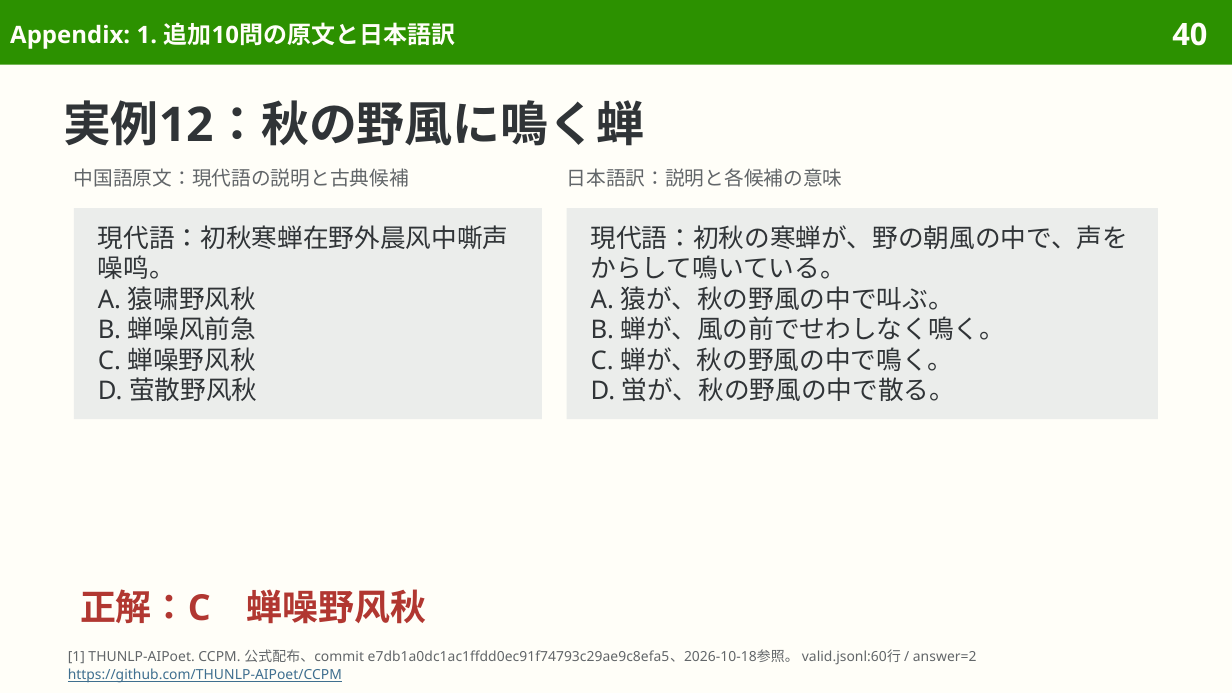
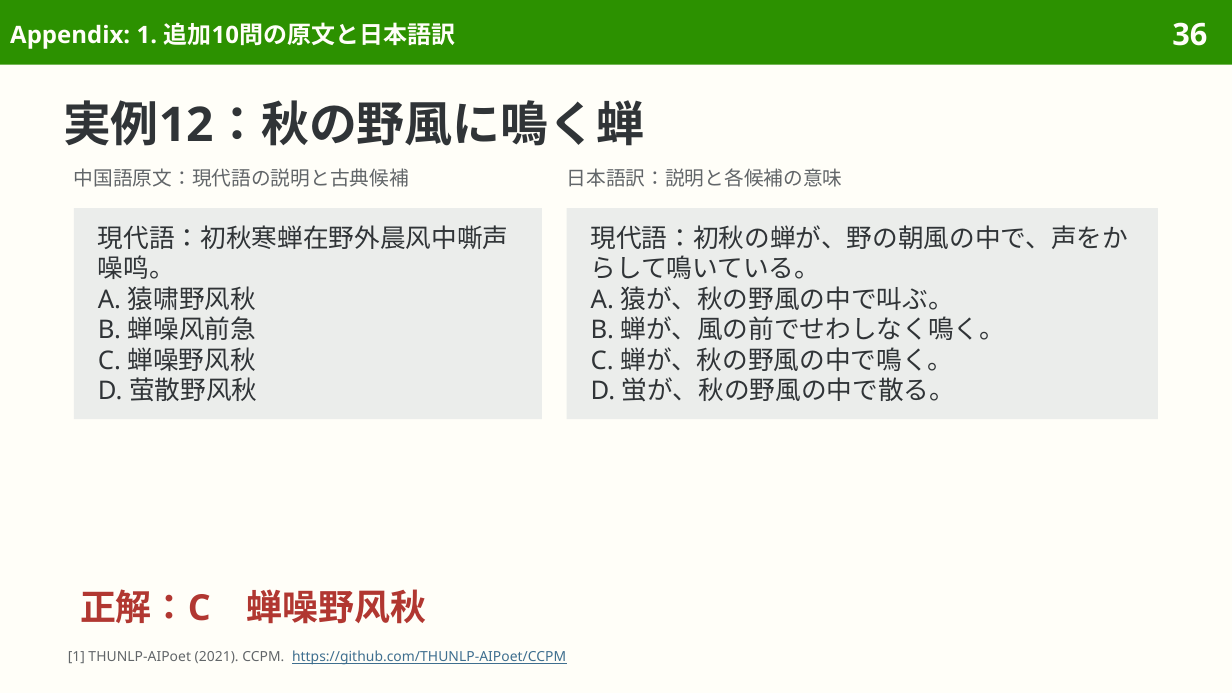
Before and after one commit to sasakiy84/datasets-in-10-minutes, a slide deck: slide 36 of slides/datasets-in-10-minutes-ccpm.pptx (slide 40 before the commit). Drawn at 1232x693 pixels with LibreOffice and Linux fonts; fonts in the diff are those of the drawing. Boxes give left, top, right and bottom in pixels: in the first picture for what was removed or moved away, otherwise in the second. Text is boxed around its words. In the diff, an @@ line names an element or a change of style, - is before the commit and + after.

Commit message:
Improve CCPM Japanese translations and reader-focused explanations

```diff
--- a/slides/datasets-in-10-minutes-ccpm.pptx
+++ b/slides/datasets-in-10-minutes-ccpm.pptx
@@ page number at [1172, 22, 1207, 46]: text changed @@
-40
+36
@@ text in rectangle at [591, 225, 1128, 279]: text changed @@
-現代語：初秋の寒蝉が、野の朝風の中で、声をからして鳴いている。
+現代語：初秋の蝉が、野の朝風の中で、声をからして鳴いている。
@@ text at [68, 650, 566, 665]: text changed; text colour #626669 to #3F6F8F @@
-[1] THUNLP-AIPoet. CCPM. 公式配布、commit e7db1a0dc1ac1ffdd0ec91f74793c29ae9c8efa5、2026-10-18参照。 valid.jsonl:60行 / answer=2
-https://github.com/THUNLP-AIPoet/CCPM
+[1] THUNLP-AIPoet (2021). CCPM. https://github.com/THUNLP-AIPoet/CCPM
```
Also in this commit, not shown: 32 other slides changed, 7 slides removed, 33 other files.
